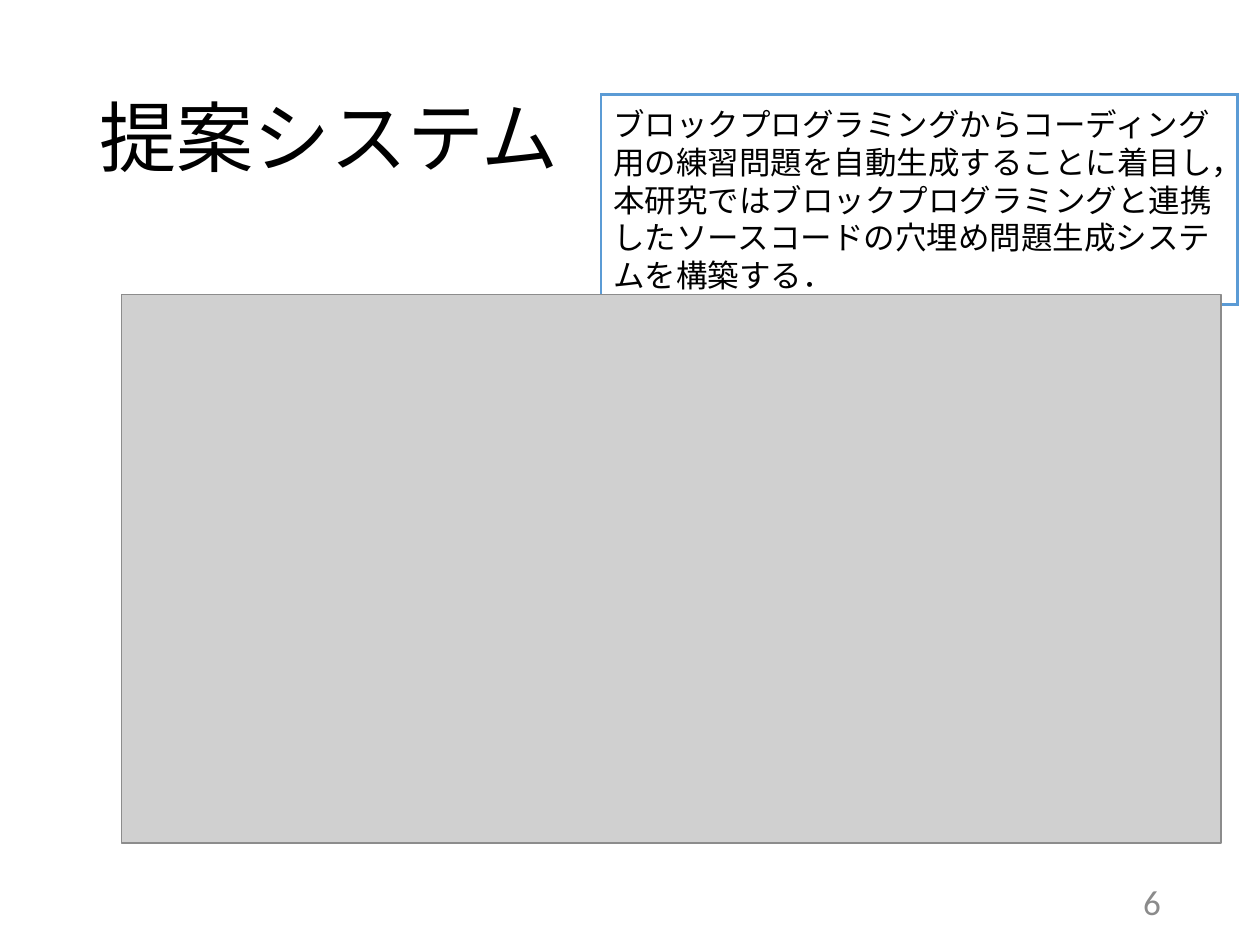
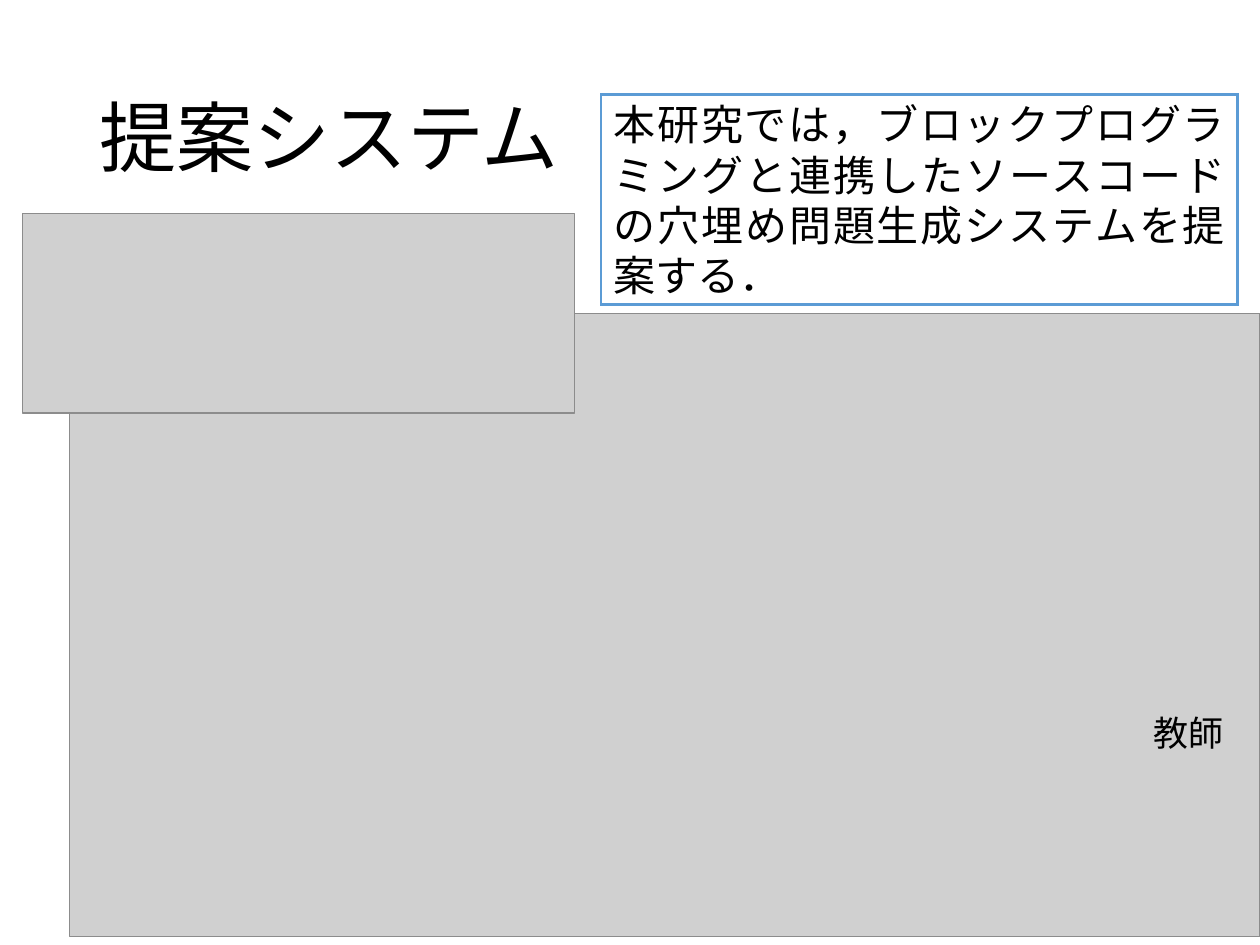
Before and after one commit to kait-takanolab/1821121-shimaoka-thesis, a slide deck: slide 6 of 1821121_shimaoka_thesis.pptx. Drawn at 1260x945 pixels with LibreOffice and Linux fonts; fonts in the diff are those of the drawing; grey boxes stand for pictures. Boxes give left, top, right and bottom in pixels: in the first picture for what was removed or moved away, otherwise in the second. Text is boxed around its words. In the diff, an @@ line names an element or a change of style, - is before the commit and + after.

```diff
--- a/1821121_shimaoka_thesis.pptx
+++ b/1821121_shimaoka_thesis.pptx
@@ text in rectangle at (x1=613, y1=104, x2=1225, y2=295): text changed; size 18 to 24 pt @@
-ブロックプログラミングからコーディング用の練習問題を自動生成することに着目し，本研究ではブロックプログラミングと連携したソースコードの穴埋め問題生成システムを構築する．
+本研究では，ブロックプログラミングと連携したソースコードの穴埋め問題生成システムを提案する．
@@ picture added at (x1=23, y1=214, x2=575, y2=413) @@
@@ picture resized from (x1=121, y1=295, x2=1221, y2=844) to (x1=69, y1=314, x2=1260, y2=937) @@
@@ text added at (x1=1154, y1=716, x2=1224, y2=749), 20 pt, text #000000 @@
+教師
@@ page number removed at (x1=1143, y1=891, x2=1161, y2=915) @@
-6
```
Also in this commit, not shown: 12 other slides changed, 1 slide removed, 2 other files.
